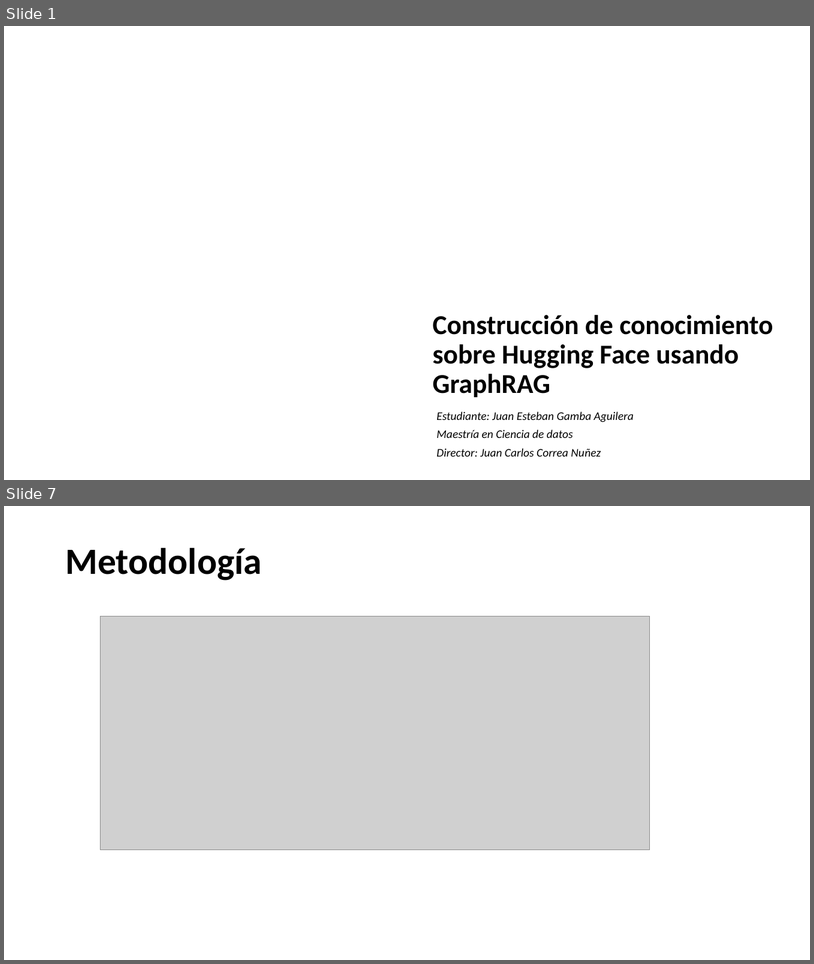
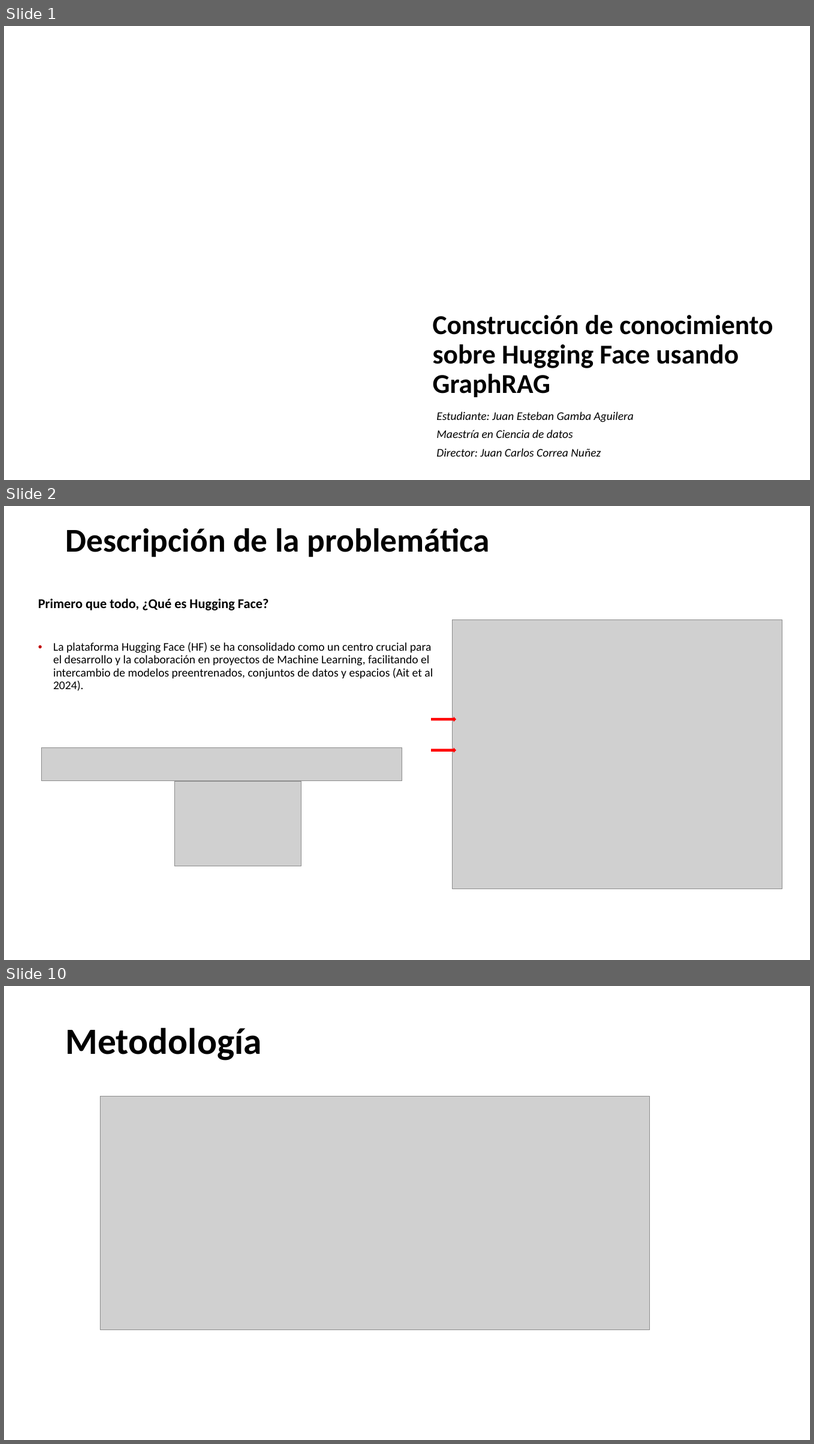
Before and after one commit to juan-aguilera/SEDI_TG, a slide deck: Presentacion propuesta TG.pptx. Shown one above the other, each under a label of ours: slides 1 and 7 before the commit, slides 1, 2 and 10 after it; the slides between them are not shown. The pictures are 814x964 and 814x1444 pixels, drawn with LibreOffice and Linux fonts; fonts in the diff are those of the drawing; grey boxes stand for pictures; background and template pictures are left out. Boxes give left, top, right and bottom in pixels: in the first picture for what was removed or moved away, otherwise in the second. Text is boxed around its words. In the diff, an @@ line names an element or a change of style, - is before the commit and + after.

```diff
--- a/Presentacion propuesta TG.pptx
+++ b/Presentacion propuesta TG.pptx
@@ slide 2 added at [4,506,810,960], background picture (left out) @@
@@ title added at [65,528,490,557], 39.6 pt, text #000000, bold @@
+Descripción de la problemática
@@ text added at [38,598,433,691], 14 pt, text #000000 @@
+Primero que todo, ¿Qué es Hugging Face?
+• La plataforma Hugging Face (HF) se ha consolidado como un centro crucial para el desarrollo y la colaboración en proyectos de Machine Learning, facilitando el intercambio de modelos preentrenados, conjuntos de datos y espacios (Ait et al 2024).
@@ picture added at [453,620,783,889] @@
@@ right arrow added at [432,717,457,722], fill #FF0000 @@
@@ picture added at [42,747,402,781] @@
@@ right arrow added at [432,747,457,753], fill #FF0000 @@
@@ picture added at [174,781,302,865] @@
@@ what was slide 7 is now slide 10 @@
```
Also in this commit, not shown: 8 slides changed, 2 other slides added, 2 other files.
